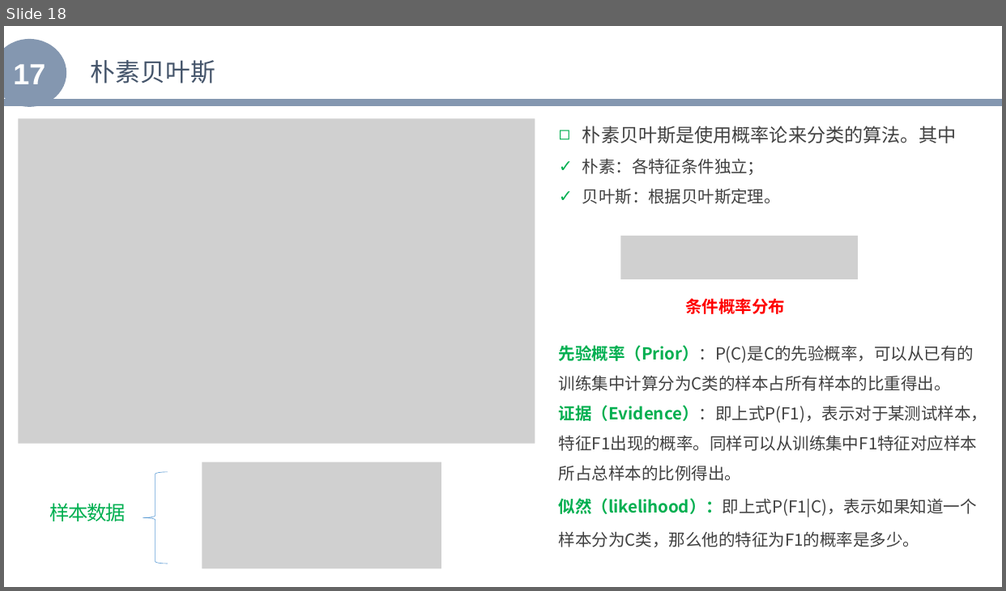
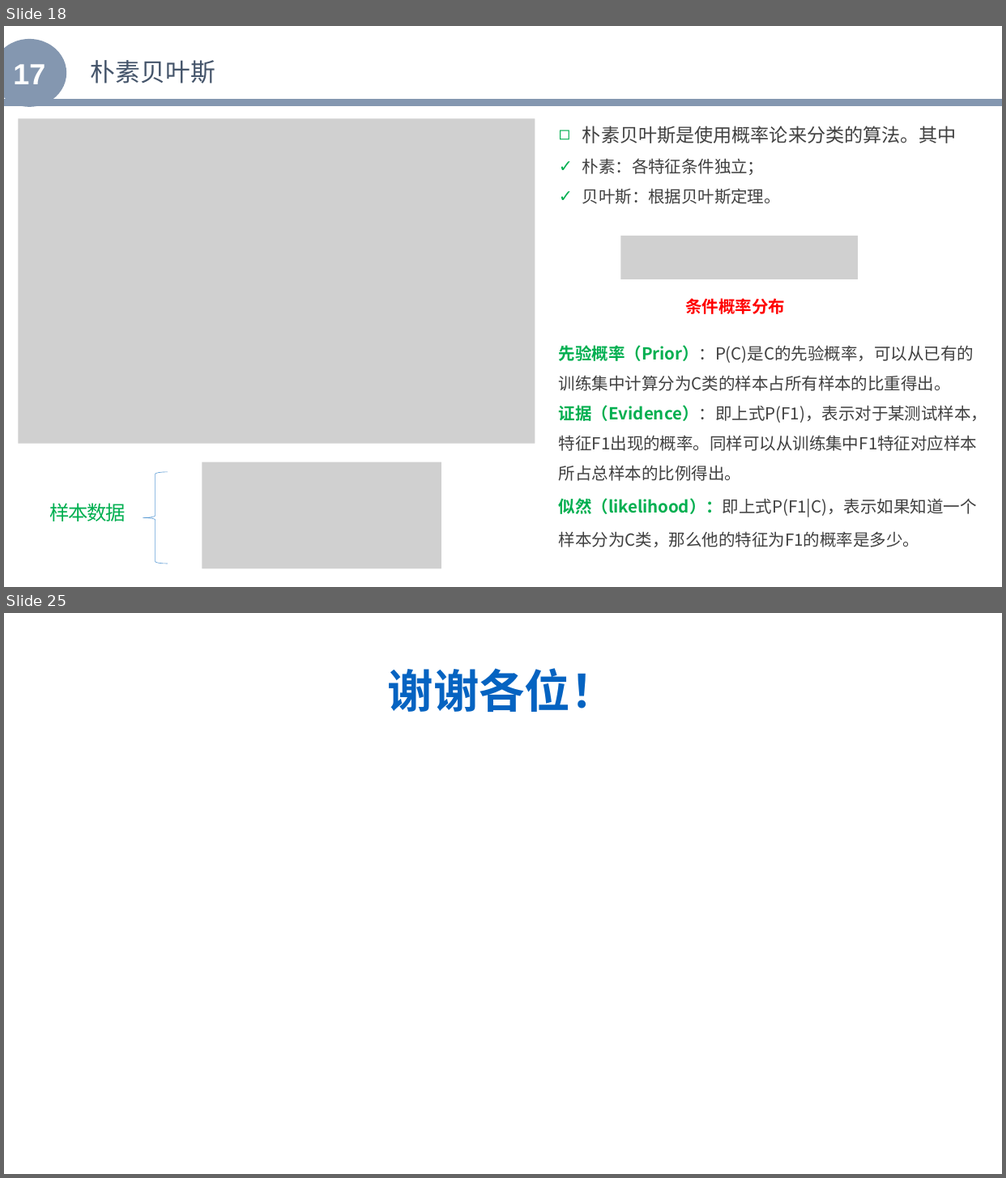
Before and after one commit to zhenglibins/python, a slide deck: python资料/Python与机器学习入门.pptx. Shown one above the other, each under a label of ours: slide 18 before the commit, slides 18 and 25 after it; the slides between them are not shown. The pictures are 1006x591 and 1006x1178 pixels, drawn with LibreOffice and Linux fonts; fonts in the diff are those of the drawing; grey boxes stand for pictures. Boxes give left, top, right and bottom in pixels: in the first picture for what was removed or moved away, otherwise in the second. Text is boxed around its words. In the diff, an @@ line names an element or a change of style, - is before the commit and + after.

```diff
--- a/python资料/Python与机器学习入门.pptx
+++ b/python资料/Python与机器学习入门.pptx
@@ slide 25 added at <box>4,613,1002,1174</box>, background #FFFFFF @@
@@ title added at <box>388,668,616,712</box>, 44 pt, text #0563C1, bold @@
+谢谢各位！
```
Also in this commit, not shown: 2 slides changed, 6 other slides added, 2 slides removed, 2 other files.
